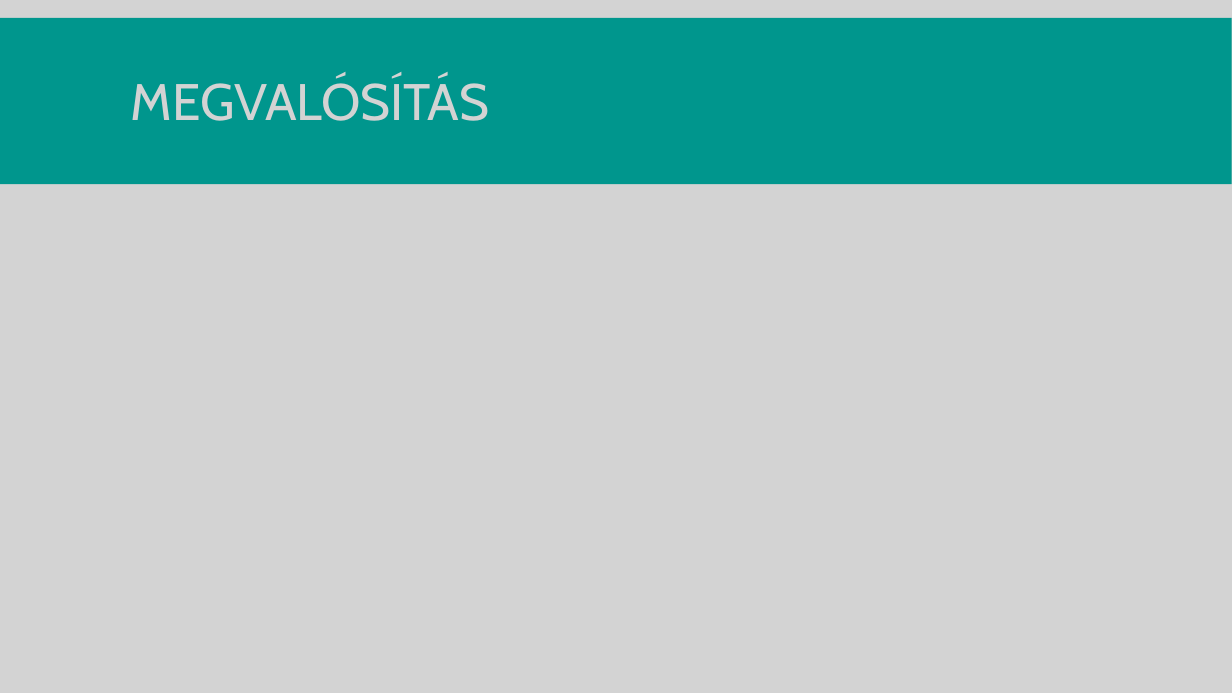
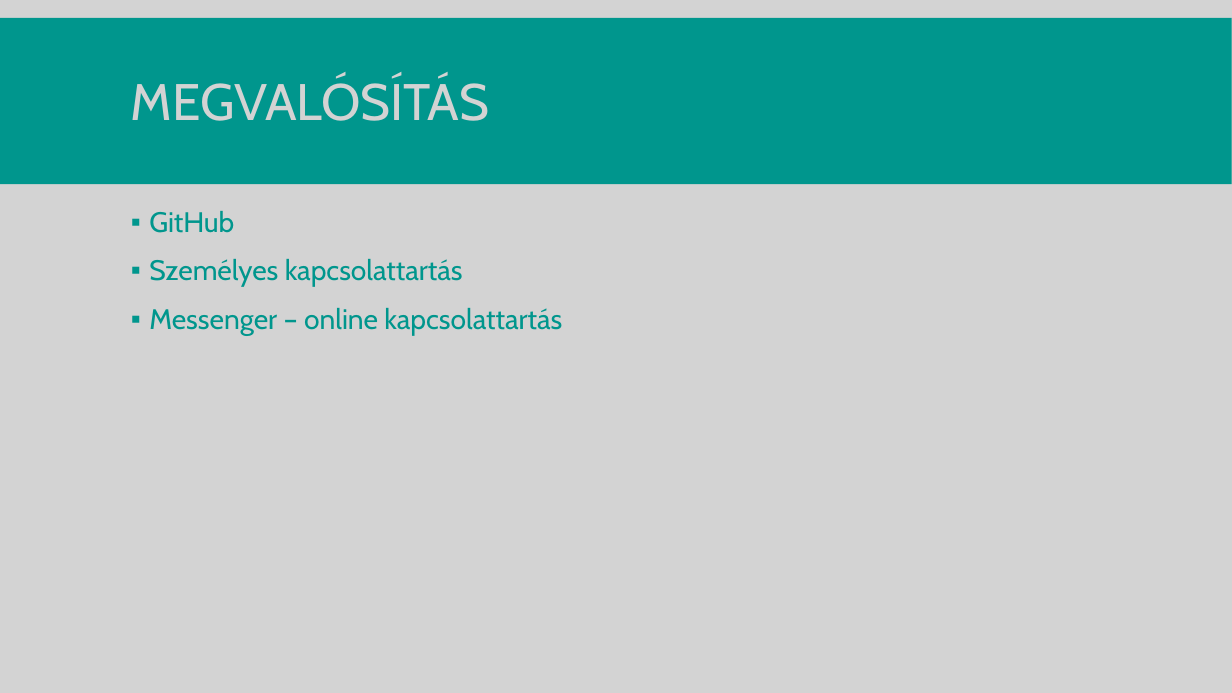
Before and after one commit to Decse1/13_S1_7_vizsgaremek, a slide deck: slide 5 of szerkesztendo_dokumentumok/prezentacio_REKA.pptx. Drawn at 1232x693 pixels with LibreOffice and Linux fonts; fonts in the diff are those of the drawing. Boxes give left, top, right and bottom in pixels: in the first picture for what was removed or moved away, otherwise in the second. Text is boxed around its words. In the diff, an @@ line names an element or a change of style, - is before the commit and + after.

```diff
--- a/szerkesztendo_dokumentumok/prezentacio_REKA.pptx
+++ b/szerkesztendo_dokumentumok/prezentacio_REKA.pptx
@@ text added at bbox=[149, 211, 562, 335], 22 pt, text #00968D @@
+▪ GitHub
+▪ Személyes kapcsolattartás
+▪ Messenger – online kapcsolattartás
```
Also in this commit, not shown: 5 other slides changed, 3 other files.
